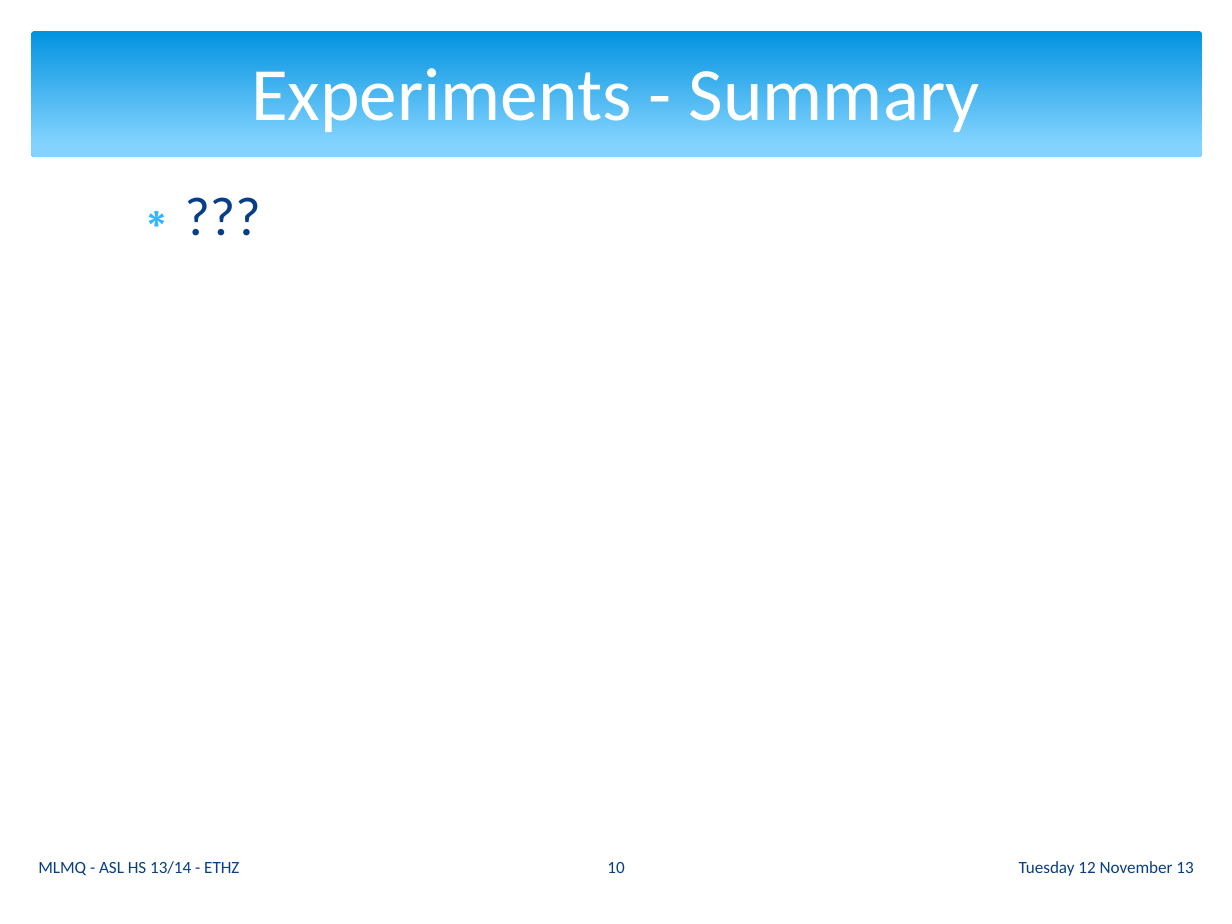
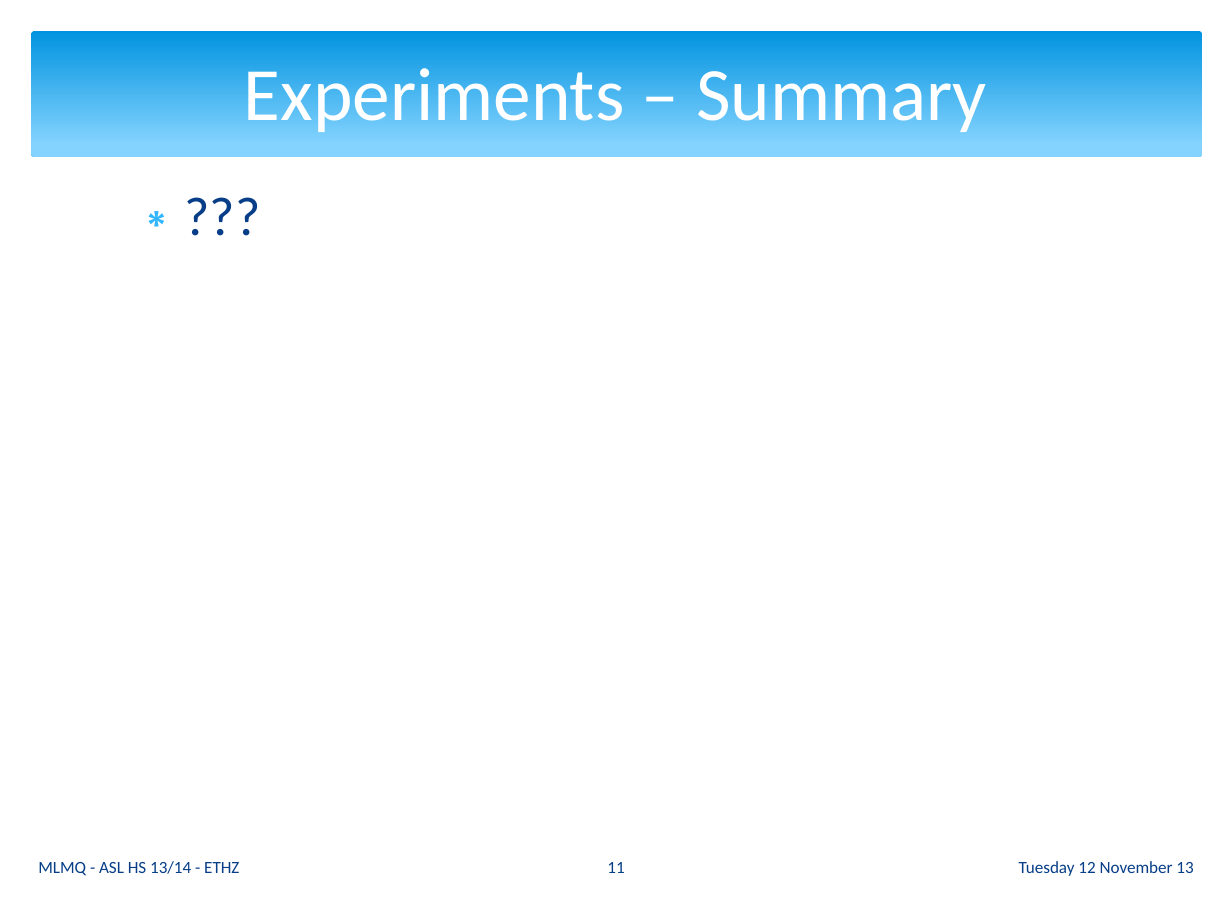
Before and after one commit to ganzm/AdvancedSystemsLab2013, a slide deck: slide 11 of doc/presentations/03 Milestone Presentation/mlmq.pptx (slide 10 before the commit). Drawn at 1232x924 pixels with LibreOffice and Linux fonts; fonts in the diff are those of the drawing. Boxes give left, top, right and bottom in pixels: in the first picture for what was removed or moved away, otherwise in the second. Text is boxed around its words. In the diff, an @@ line names an element or a change of style, - is before the commit and + after.

```diff
--- a/doc/presentations/03 Milestone Presentation/mlmq.pptx
+++ b/doc/presentations/03 Milestone Presentation/mlmq.pptx
@@ title at (244, 58, 987, 133): text changed @@
-Experiments - Summary
+Experiments – Summary
@@ page number at (607, 862, 624, 873): text changed @@
-10
+11
```
Also in this commit, not shown: 6 other slides changed, 1 slide added.
